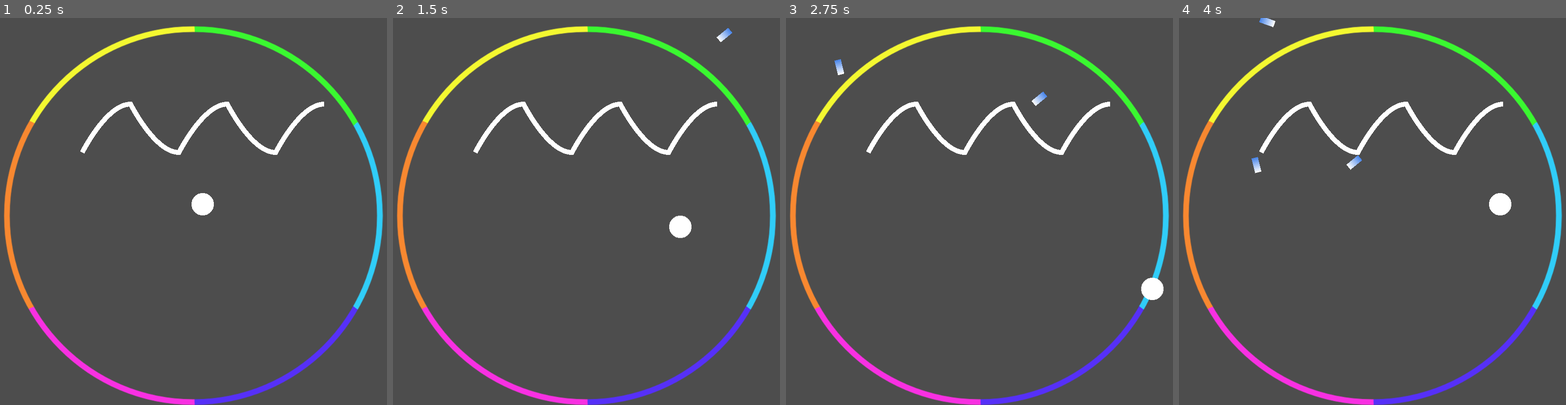
Above: before the commit, frames 1-4 (left to right).
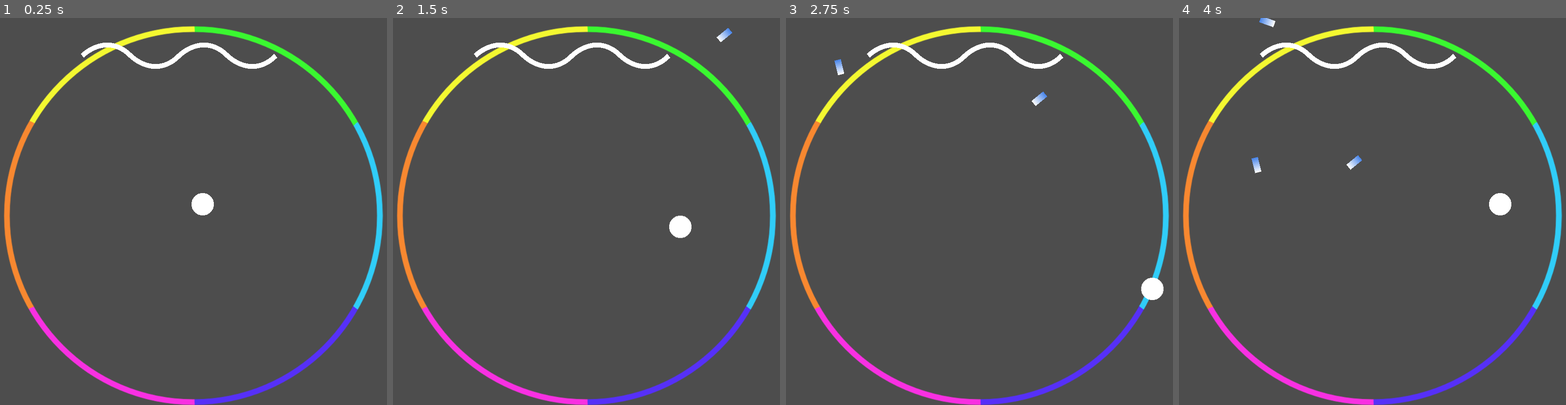
Above: after the commit, the same moments.

Repository: viywolf/Game-Off-2025
Game: Godot game, scene res://scenes/main.tscn
Two runs of this game, one before a commit and one after it. Both use one fixed random seed, a clock stepped at 60 frames per second and the inputs below.
Inputs:
- Up to frame 1 (0.25 s): no input
- Up to frame 2 (1.5 s): tap Enter (ui_accept) at 0.5, 0.77 s; hold D (right) 0.53-1.28 s; hold S (down) from 1.28 s (still down)
- Up to frame 3 (2.75 s): tap Enter (ui_accept) at 1.52 s; release S (down) at 2.03 s; hold D (right) from 2.03 s (still down)
- Up to frame 4 (4 s): release D (right) at 2.78 s; hold W (up) 2.78-3.53 s; tap Enter (ui_accept) at 3.02, 3.77 s; hold A (left) from 3.53 s (still down)

The runs differ from the first frame. In frame 1, 1.8% of the frame differs, in the area x 20-84%, y 6-36%; in frame 2, 1.8%; in frame 3, 1.8%; in frame 4, 1.8%.

Commit message:
wave's looking like a wave

Diff:
--- a/scenes/wave.tscn
+++ b/scenes/wave.tscn
@@ -4,4 +4,8 @@
 
 [node name="Wave" type="Line2D"]
 script = ExtResource("1_y5ysc")
-curveness = Vector2(-50, 0)
+curveness = null
+point_pos_multiplier__x = null
+point_pos_multiplier__y = 0
+point_pos_array = null
+curveness_array = null
--- a/scripts/wave.gd
+++ b/scripts/wave.gd
@@ -1,13 +1,10 @@
 extends Line2D
 
-@export var curveness : Vector2 = Vector2(-50,-50)
-@export var point_pos_array : Array[Vector2] = [
-	Vector2(100,200),
-	Vector2(200,100),
-	Vector2(300,200),
-	Vector2(400, 100),
-	Vector2(500, 200),
-	Vector2(600, 100),
+@export var point_pos_multiplier__x : int = 100
+@export var point_pos_multiplier__y : int = 100
+@export var number_of_points : int = 5
+@export var curveness_array : Array[Vector2] =[
+	Vector2(-50,50), Vector2(-50,-50)
 ]
 
 @onready var new_curve = Curve2D.new()
@@ -19,17 +16,16 @@
 func _process(delta: float) -> void:
 	draw_wave()
 
-func _input(event: InputEvent) -> void:
-	if(event.is_action_pressed("right")):
-		draw_wave()
-
-
 func draw_wave() -> void:
 	points.clear()
 	clear_points()
 	new_curve.clear_points()
-	for point in point_pos_array:
-		new_curve.add_point(point, curveness)
+	for i in range(number_of_points):
+		var point_to_be_added : Vector2 = Vector2(
+			point_pos_multiplier__x * i + point_pos_multiplier__x,
+			point_pos_multiplier__y * ((i+1) % 2) )
+		print(point_to_be_added)
+		new_curve.add_point(point_to_be_added, curveness_array[i%2])
 	var curved_points = new_curve.get_baked_points()
 	for point in curved_points:
 		add_point(point)
